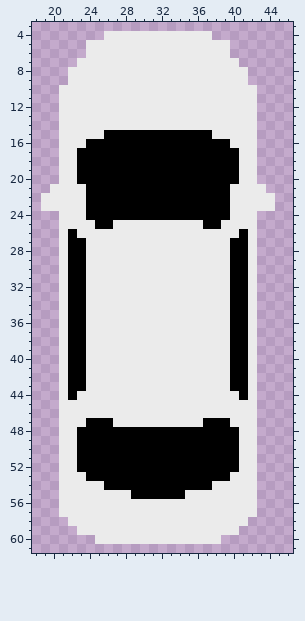
Pixel-art file -- Assets/Art/Sprites/car white.aseprite. The first picture shows the starting point.
64x64 pixels, 1 frame. Shown: x 18..46, y 3..61.
Now the later version:
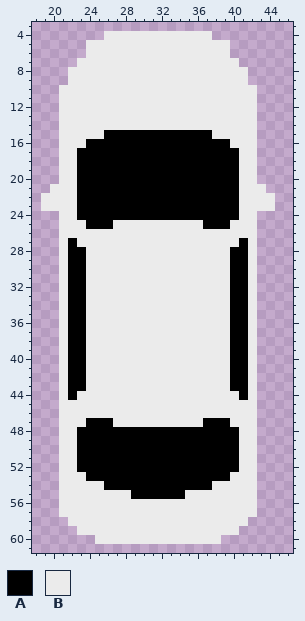
Palette (. is transparent): A #000000  B #ebebeb
Diff:
Layer "Windows":
y 21..24: x 23 B -> A; x 40 B -> A
y 25: x 24 B -> A; x 39 B -> A
y 26: x 22 A -> B; x 41 A -> B
y 27: x 23 A -> B; x 40 A -> B
Pixel boxes of the changes (left, top, right, bottom) in both pictures:
changed: (68, 184, 95, 247)
changed: (221, 184, 248, 247)
